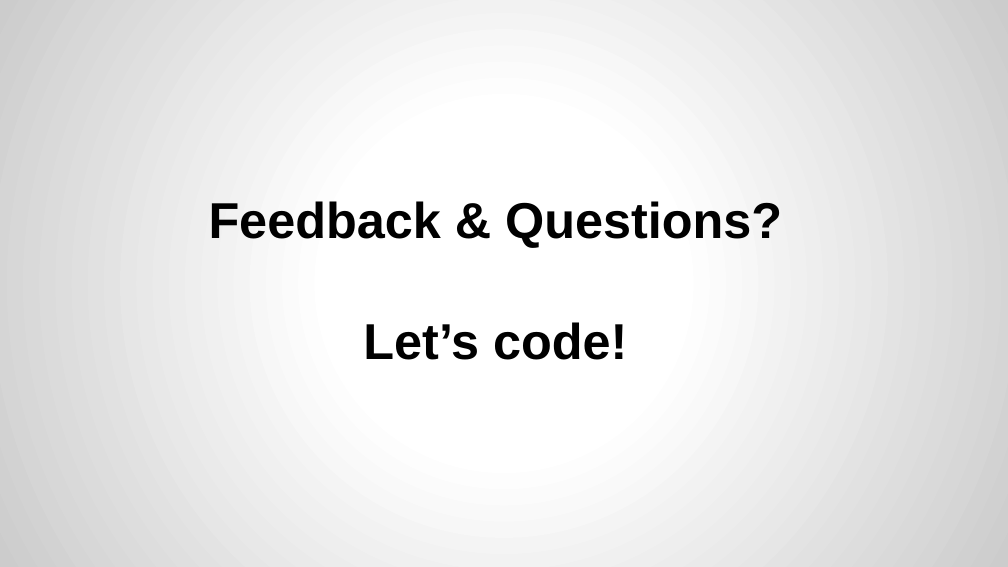
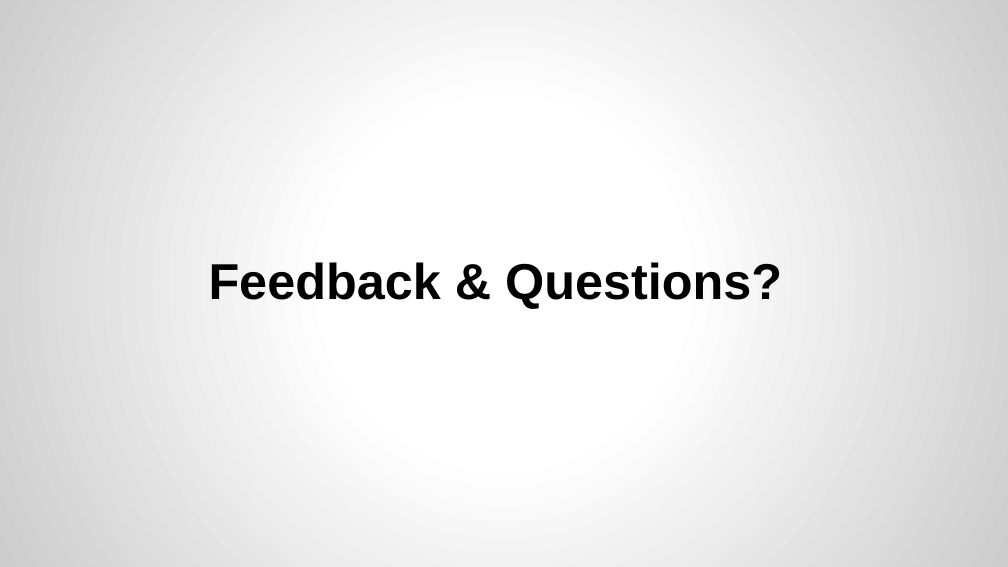
Before and after one commit to yogeshrnaik/presentations, a slide deck: slide 22 of Functional Programming with Java 8.pptx (slide 21 before the commit). Drawn at 1008x567 pixels with LibreOffice and Linux fonts; fonts in the diff are those of the drawing. Boxes give left, top, right and bottom in pixels: in the first picture for what was removed or moved away, otherwise in the second. Text is boxed around its words. In the diff, an @@ line names an element or a change of style, - is before the commit and + after.

```diff
--- a/Functional Programming with Java 8.pptx
+++ b/Functional Programming with Java 8.pptx
@@ title at (209,262,782,309): text changed @@
-Feedback & Questions?
-Let’s code!
+Feedback & Questions?
```
Also in this commit, not shown: 13 other slides changed, 2 slides added.
